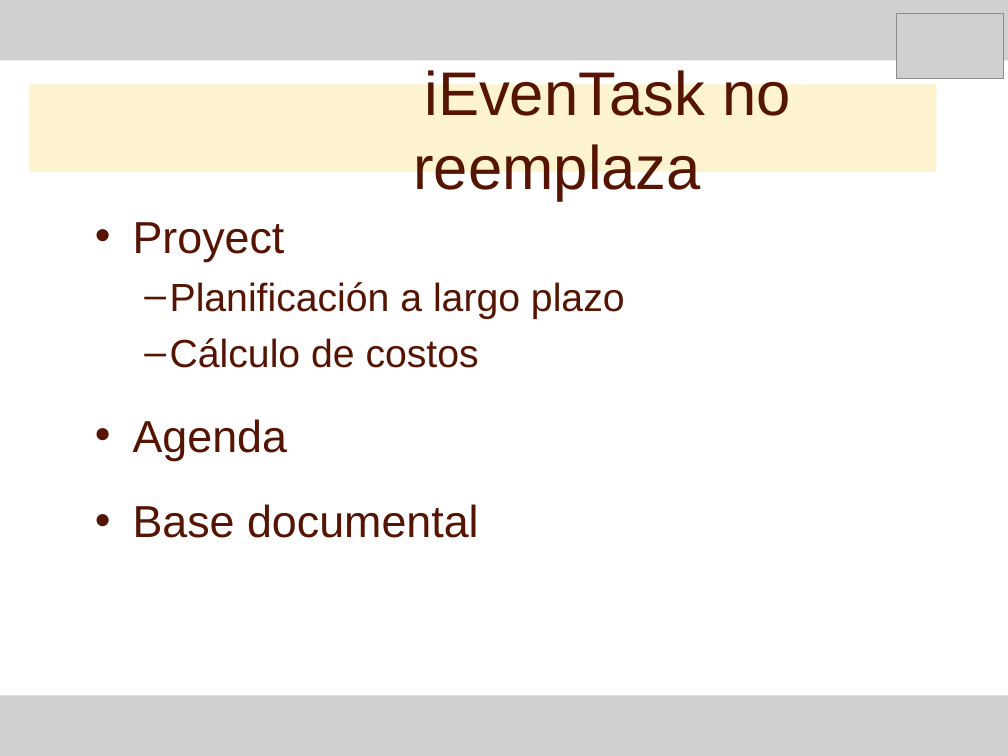
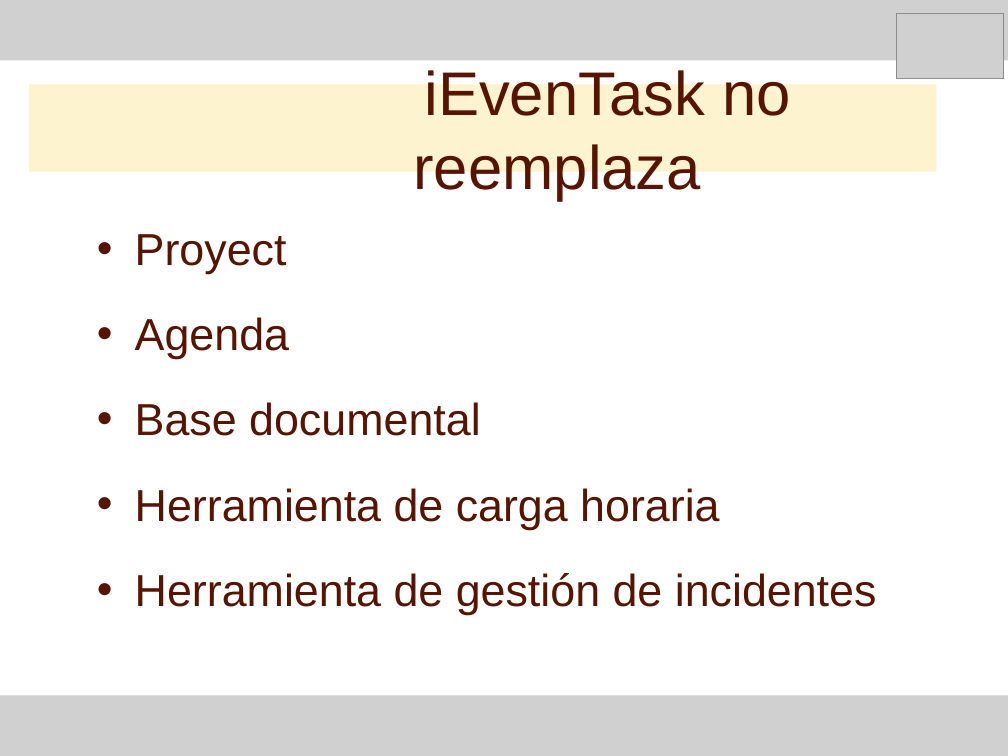
Before and after one commit to Letractively/proyunlam, a slide deck: slide 20 of Documentacion/97 - Exposicion/Presentacion producto_slides.ppt. Drawn at 1008x756 pixels with LibreOffice and Linux fonts; fonts in the diff are those of the drawing; grey boxes stand for pictures. Boxes give left, top, right and bottom in pixels: in the first picture for what was removed or moved away, otherwise in the second. Text is boxed around its words. In the diff, an @@ line names an element or a change of style, - is before the commit and + after.

```diff
--- a/Documentacion/97 - Exposicion/Presentacion producto_slides.ppt
+++ b/Documentacion/97 - Exposicion/Presentacion producto_slides.ppt
@@ text "Proyect": place and size @@
-text "Proyect" at (133,222,625,538)
+text "Proyect" at (135,234,877,615)
@@ text at (170,282,625,368): paragraphs removed @@
-    – Planificación a largo plazo
-    – Cálculo de costos
@@ text at (135,488,877,615): paragraphs added @@
+• Herramienta de carga horaria
+• Herramienta de gestión de incidentes
```
Also in this commit, not shown: 1 other slide changed.
